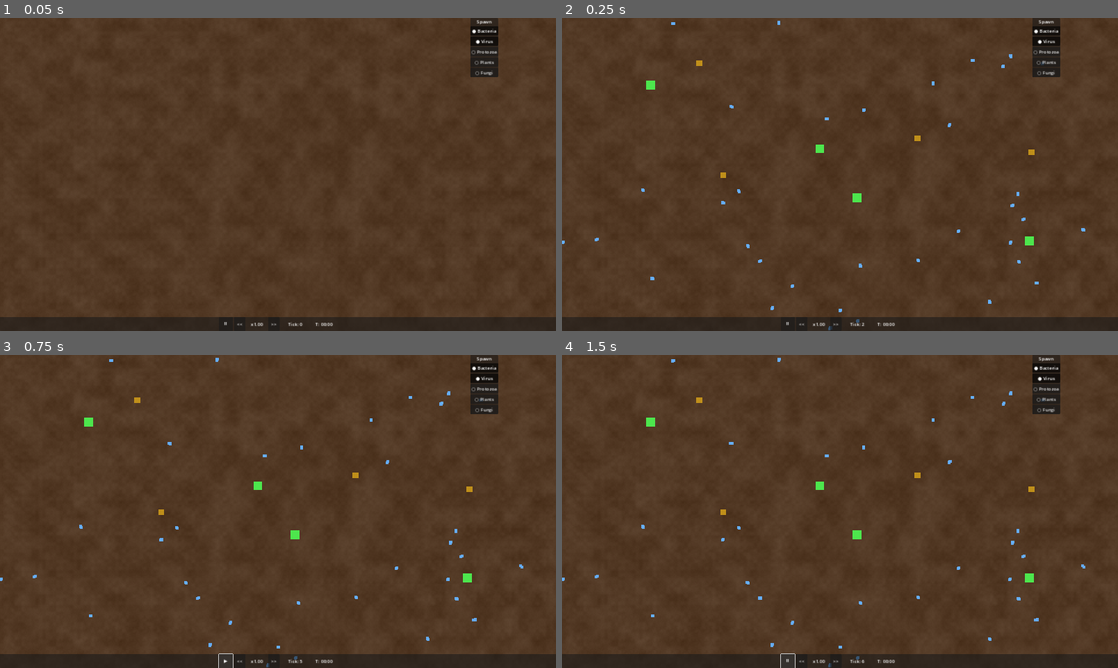
Above: before the commit, frames 1-4 (two rows, left to right).
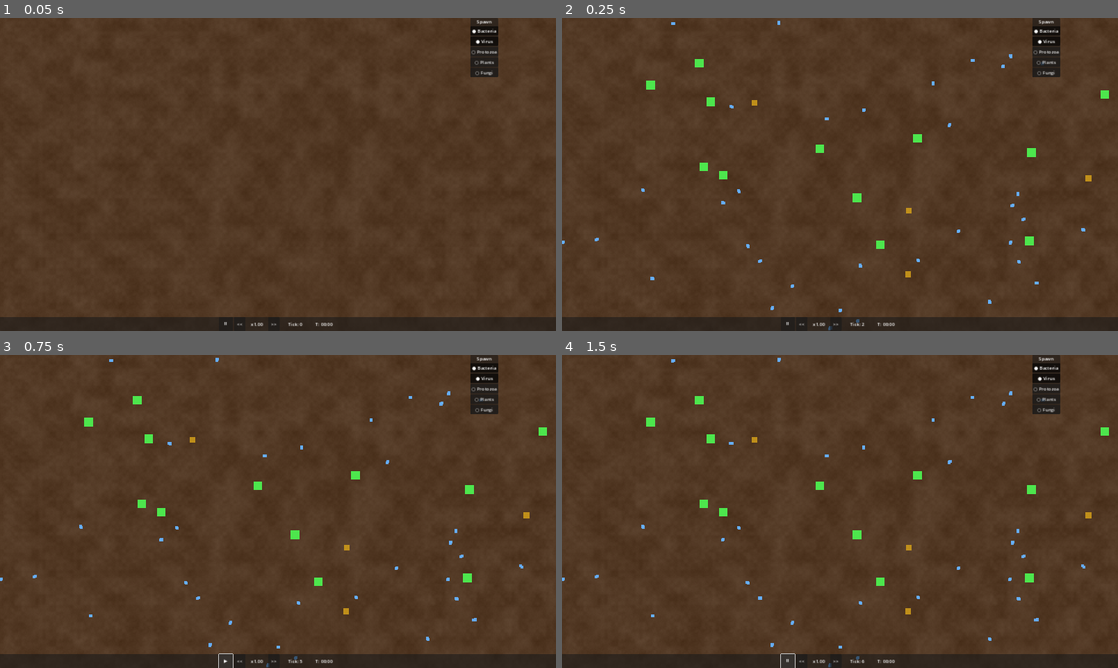
Above: after the commit, the same moments.

Repository: trinityUwU/Primordia
Game: Godot game, scene res://scenes/World.tscn
Two runs of this game, one before a commit and one after it. Both use one fixed random seed, a clock stepped at 60 frames per second and the inputs below.
Inputs:
- Up to frame 1 (0.05 s): no input
- Up to frame 2 (0.25 s): no input
- Up to frame 3 (0.75 s): click "⏸" at 0.5 s
- Up to frame 4 (1.5 s): click "▶" at 1.25 s

Frame 1 is identical in both runs. In frame 2, 0.4% of the frame differs, in the area x 23-99%, y 13-83%; in frame 3, 0.4%; in frame 4, 0.4%.

Commit message:
fix: écologie — fungi conditionnés cadavres, plantes renforcées, protozoa actifs
Fungi: spread seulement si cadavre dans 64px + metabolism 3→8x (meurent sans nourriture).
Plantes: production x2, seuil light/water réduit, metabolism x2.5 plus lent.
Protozoa: vitesse idle 0.3→0.8, tumble 10-30 ticks (chassent activement).
ChunkSpawner: 15 plantes au seed, chance spawn 40%, protozoa spawn si bacteria>200.

Co-Authored-By: Claude Sonnet 4.6 <noreply@anthropic.com>

Diff:
--- a/scripts/managers/AgentPool.gd
+++ b/scripts/managers/AgentPool.gd
@@ -260,7 +260,7 @@
 	energy[i]            = 1.0
 	speed[i]             = 0.0
 	size_arr[i]          = 3.0
-	metabolism[i]        = 0.005
+	metabolism[i]        = 0.002
 	division_threshold[i]= 2.0
 	mutation_rate[i]     = 0.005
 	resistance[i]        = 0.3
@@ -293,7 +293,7 @@
 	energy[i]            = 0.8
 	speed[i]             = 0.0
 	size_arr[i]          = 2.0
-	metabolism[i]        = 0.003
+	metabolism[i]        = 0.008
 	division_threshold[i]= 1.8
 	mutation_rate[i]     = 0.008
 	resistance[i]        = 0.5
@@ -650,9 +650,9 @@
 		var angle: float = randf() * TAU
 		dir_x[i] = cos(angle)
 		dir_y[i] = sin(angle)
-		run_timer[i] = randi_range(20, 60)
-	pos_x[i] += dir_x[i] * (speed[i] * 0.3 / 60.0)
-	pos_y[i] += dir_y[i] * (speed[i] * 0.3 / 60.0)
+		run_timer[i] = randi_range(10, 30)
+	pos_x[i] += dir_x[i] * (speed[i] * 0.8 / 60.0)
+	pos_y[i] += dir_y[i] * (speed[i] * 0.8 / 60.0)
 	# Scan for nearby bacteria
 	var prey: int = _find_prey(i)
 	if prey >= 0:
@@ -731,8 +731,8 @@
 	# Photosynthesis: consume light + water, produce nutrients + oxygen
 	var light: float = WorldGrid.get_cell_value(gx, gy, "light")
 	var water: float = WorldGrid.get_cell_value(gx, gy, "water")
-	if light > 0.3 and water > 0.2:
-		var produced: float = light * 0.04
+	if light > 0.15 and water > 0.1:
+		var produced: float = light * 0.08  # was 0.04
 		energy[i] = minf(energy[i] + produced * 0.5, division_threshold[i] * 1.5)
 		WorldGrid.set_cell_value(gx, gy, "nutrients",
 			minf(WorldGrid.get_cell_value(gx, gy, "nutrients") + produced * 0.3, 1.0))
@@ -784,17 +784,31 @@
 	if run_timer[i] <= 0:
 		run_timer[i] = randi_range(40, 100)
 		_fungi_decompose(i)
-	# Spread
+	# Spread only if there are dead agents nearby to decompose
 	if energy[i] >= division_threshold[i] and _alive_count < SOFT_CAP:
-		var angle: float = randf() * TAU
-		var dist: float = randf_range(8.0, 32.0)
-		var ci: int = spawn_fungi(
-			pos_x[i] + cos(angle) * dist,
-			pos_y[i] + sin(angle) * dist
-		)
-		if ci >= 0:
-			energy[i] -= division_threshold[i] * 0.5
-			energy[ci] = 0.4
+		var has_dead_nearby: bool = false
+		var fx: float = pos_x[i]
+		var fy: float = pos_y[i]
+		for j in count:
+			if flags[j] & FLAG_ALIVE:
+				continue
+			if dead_timer[j] <= 0:
+				continue
+			var ddx: float = pos_x[j] - fx
+			var ddy: float = pos_y[j] - fy
+			if ddx * ddx + ddy * ddy < 4096.0:  # 64px
+				has_dead_nearby = true
+				break
+		if has_dead_nearby:
+			var angle: float = randf() * TAU
+			var dist: float = randf_range(8.0, 32.0)
+			var ci: int = spawn_fungi(
+				pos_x[i] + cos(angle) * dist,
+				pos_y[i] + sin(angle) * dist
+			)
+			if ci >= 0:
+				energy[i] -= division_threshold[i] * 0.5
+				energy[ci] = 0.4
 
 
 func _fungi_decompose(i: int) -> void:
--- a/scripts/managers/ChunkSpawner.gd
+++ b/scripts/managers/ChunkSpawner.gd
@@ -38,7 +38,7 @@
 		var biome: int = WorldGrid.get_chunk_biome(chunk_coord)
 		AgentPool.spawn_bacterium(pos.x, pos.y, _genome_for_biome(biome))
 	# Seed a few plants and fungi regardless of toggles
-	for _i in 5:
+	for _i in 15:
 		var pos: Vector2 = _random_spawn_pos()
 		var chunk_coord: Vector2i = WorldGrid.world_to_chunk(pos)
 		var biome: int = WorldGrid.get_chunk_biome(chunk_coord)
@@ -86,9 +86,9 @@
 		var chunk_coord: Vector2i = WorldGrid.world_to_chunk(pos)
 		var biome: int = WorldGrid.get_chunk_biome(chunk_coord)
 		# Each special type rolls independently, bacteria is fallback
-		if spawn_protozoa_enabled and randf() < 0.12:
+		if spawn_protozoa_enabled and randf() < 0.12 and AgentPool._type_counts[AgentPool.TYPE_BACTERIUM] > 200:
 			AgentPool.spawn_protozoa(pos.x, pos.y)
-		elif spawn_plant_enabled and _can_spawn_plant_at(pos) and randf() < 0.20:
+		elif spawn_plant_enabled and _can_spawn_plant_at(pos) and randf() < 0.40:
 			AgentPool.spawn_plant(pos.x, pos.y)
 		elif spawn_fungi_enabled and _can_spawn_fungi_at(pos) and randf() < 0.15:
 			AgentPool.spawn_fungi(pos.x, pos.y)
@@ -123,7 +123,7 @@
 		return false
 	var gx: int = int(pos.x / WorldGrid.CELL_SIZE)
 	var gy: int = int(pos.y / WorldGrid.CELL_SIZE)
-	return WorldGrid.get_cell_value(gx, gy, "light") > 0.3
+	return WorldGrid.get_cell_value(gx, gy, "light") > 0.15
 
 
 func _can_spawn_fungi_at(pos: Vector2) -> bool:
